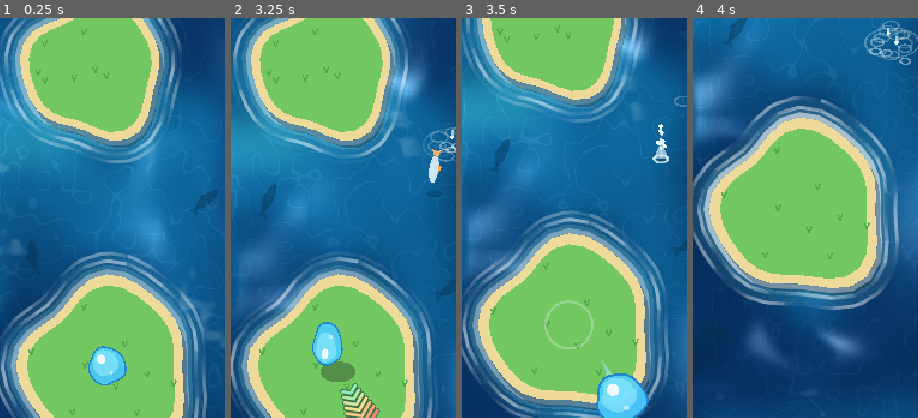
Above: before the commit, frames 1-4 (left to right).
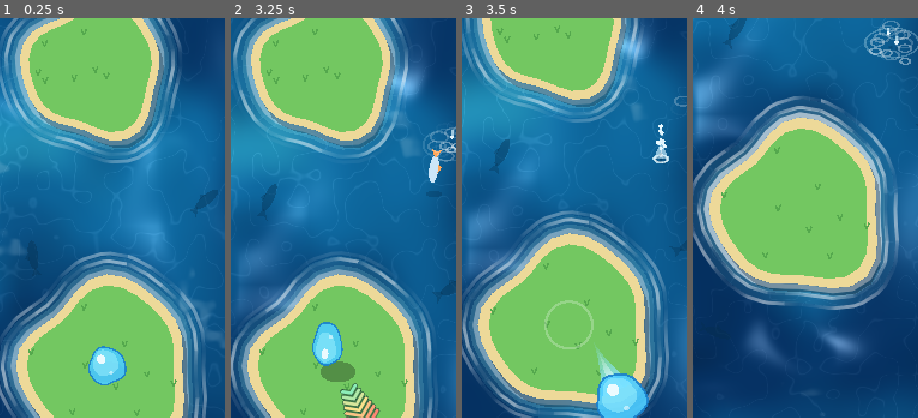
Above: after the commit, the same moments.

Repository: msagimbekov/ggjumps
Game: Godot game, scene res://scenes/main.tscn
Same seed, same stepped clock (60 frames per second), same inputs: the game is played once before the commit and once after it.
Inputs (mouse positions are % of the whole screen's width and height, from its top left):
- Up to frame 1 (0.25 s): no input
- Up to frame 2 (3.25 s): move the mouse to (72, 45) at 0.52 s; click (72, 45) at 0.67 s; drag from (30, 55) to (45, 70) at 1.27 s; move the mouse to (60, 28) at 2.02 s; click (60, 28) at 2.17 s; drag from (45, 70) to (20, 35) at 2.77 s
- Up to frame 3 (3.5 s): no input
- Up to frame 4 (4 s): move the mouse to (80, 65) at 3.52 s; click (80, 65) at 3.67 s
The pictures show only the part of the screen within x 26-76%, y 26-76%; the shares and areas given below are measured in that part.

Frames 1-2 are identical in both runs. In frame 3, 0.3% of the frame differs, in the area x 59-71%, y 82-91%; in frame 4, nothing differs.

Commit message:
Jump wake: streamlined flare from the bubble edges tapering to a fine tail
Co-Authored-By: Claude Sonnet 5.5 <noreply@anthropic.com>

Diff:
--- a/scripts/fx.gd
+++ b/scripts/fx.gd
@@ -101,26 +101,34 @@
 		draw_circle(pos, d.r, Color(0.92, 0.98, 1.0, 0.95))
 
 
+## Streamlined wake: as wide as the bubble where it leaves its edges, then sweeping in to a fine
+## point, like the flow behind a teardrop. A paler core streak runs down the middle.
 func _draw_tail() -> void:
 	var back := -tail_dir
 	var side := tail_dir.orthogonal()
-	var length := Bubble.R * (1.6 + 1.0 * tail_power)  # from the bubble centre; the first R hides under it
-	var width := Bubble.R * 0.5
+	var length := Bubble.R * (2.0 + 1.2 * tail_power)  # from just behind the bubble centre
+	var alpha := 0.75 + 0.25 * tail_power
+	_wake(back, side, length, Bubble.R * 0.95, 1.7, Color(0.55, 0.9, 1.0, alpha))
+	_wake(back, side, length * 0.8, Bubble.R * 0.4, 1.4, Color(0.95, 1.0, 1.0, alpha * 0.8))
+
+
+func _wake(back: Vector2, side: Vector2, length: float, width: float, sharp: float, col: Color) -> void:
+	const SEGMENTS := 14
 	var left := PackedVector2Array()
 	var right := PackedVector2Array()
-	var cl := PackedColorArray()
-	for s in 9:
-		var u := float(s) / 8.0
-		var w := width * pow(1.0 - u, 1.4)
-		var p := tail_pos + back * length * u
+	for i in SEGMENTS + 1:
+		var u := float(i) / SEGMENTS
+		var w := width * pow(1.0 - u, sharp)
+		var p := tail_pos + back * (Bubble.R * 0.5 + length * u)
 		left.append(p + side * w)
 		right.append(p - side * w)
-		cl.append(Color(0.6, 0.93, 1.0, (0.65 + 0.35 * tail_power) * (1.0 - u * 0.7)))
 	var pts := PackedVector2Array(left)
-	var cols := PackedColorArray(cl)
-	for s in range(8, -1, -1):
-		pts.append(right[s])
-		cols.append(cl[s])
+	var cols := PackedColorArray()
+	for i in SEGMENTS + 1:
+		cols.append(Color(col.r, col.g, col.b, col.a * (1.0 - float(i) / SEGMENTS)))
+	for i in range(SEGMENTS, -1, -1):
+		pts.append(right[i])
+		cols.append(cols[i])
 	draw_polygon(pts, cols)
 
 
